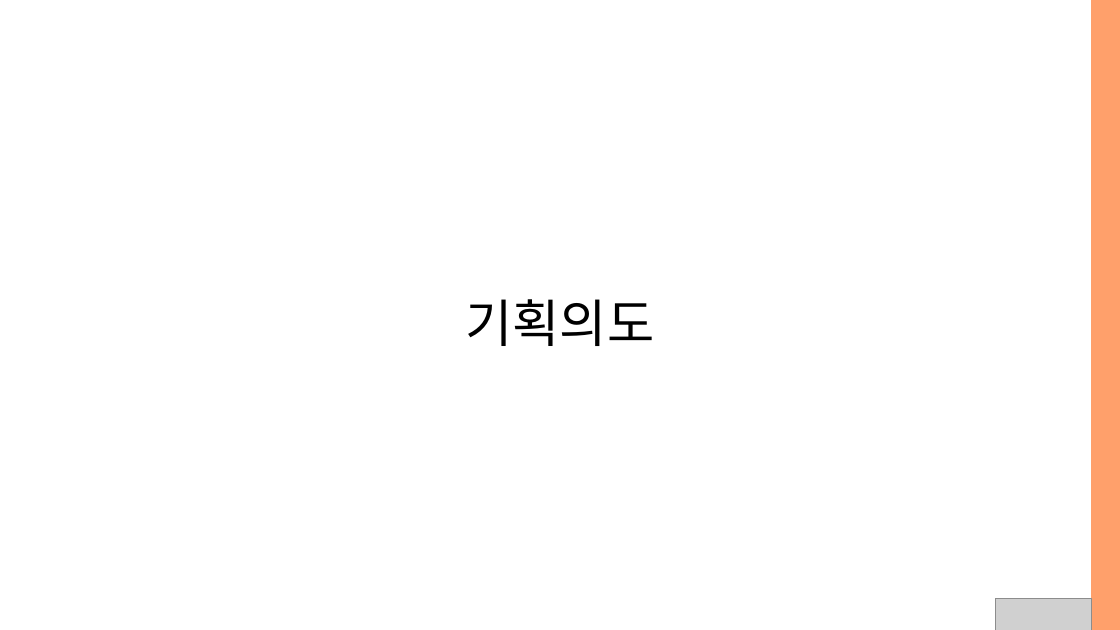
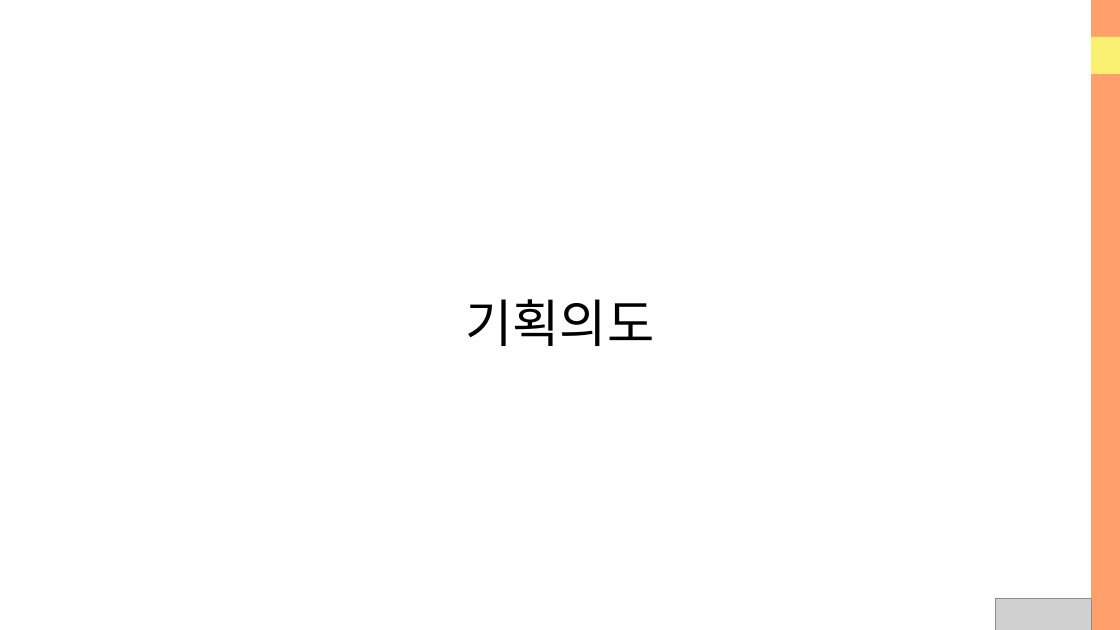
Before and after one commit to jiyun1013/Portfolio_num1, a slide deck: slide 3 of Portfolio_num1/src/Main/Portfolio_num1.pptx. Drawn at 1120x630 pixels with LibreOffice and Linux fonts; fonts in the diff are those of the drawing; grey boxes stand for pictures. Boxes give left, top, right and bottom in pixels: in the first picture for what was removed or moved away, otherwise in the second. Text is boxed around its words. In the diff, an @@ line names an element or a change of style, - is before the commit and + after.

```diff
--- a/Portfolio_num1/src/Main/Portfolio_num1.pptx
+++ b/Portfolio_num1/src/Main/Portfolio_num1.pptx
@@ rectangle added at (1091, 37, 1120, 74), fill #F9EF71 @@
```
Also in this commit, not shown: 29 other slides changed.
